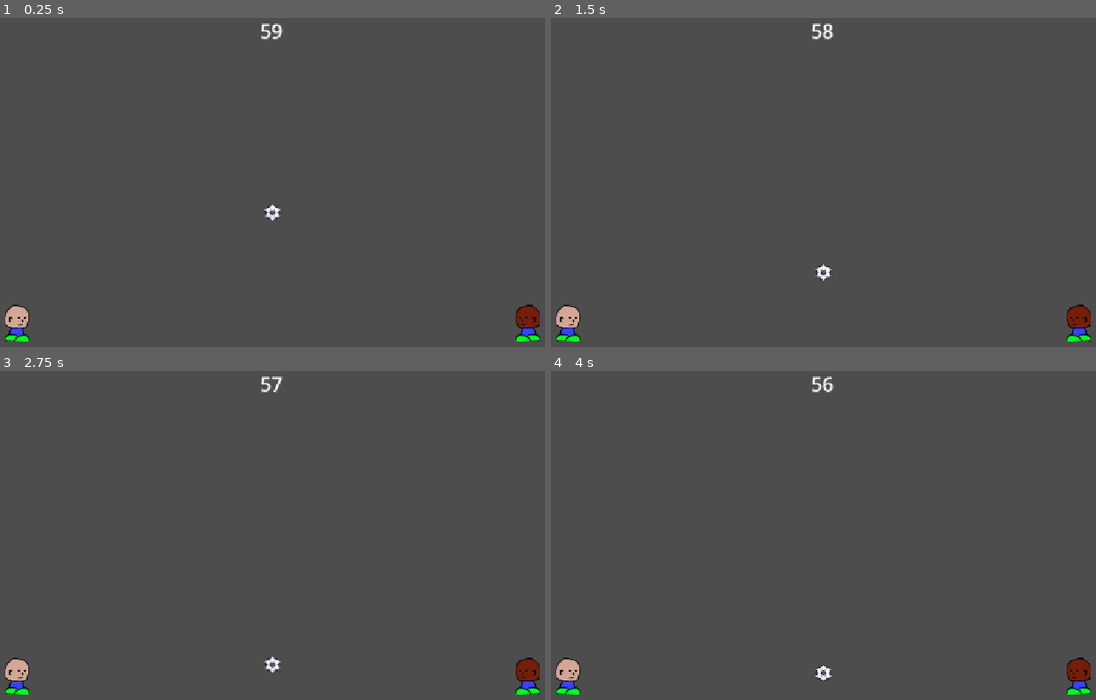
Above: before the commit, frames 1-4 (two rows, left to right).
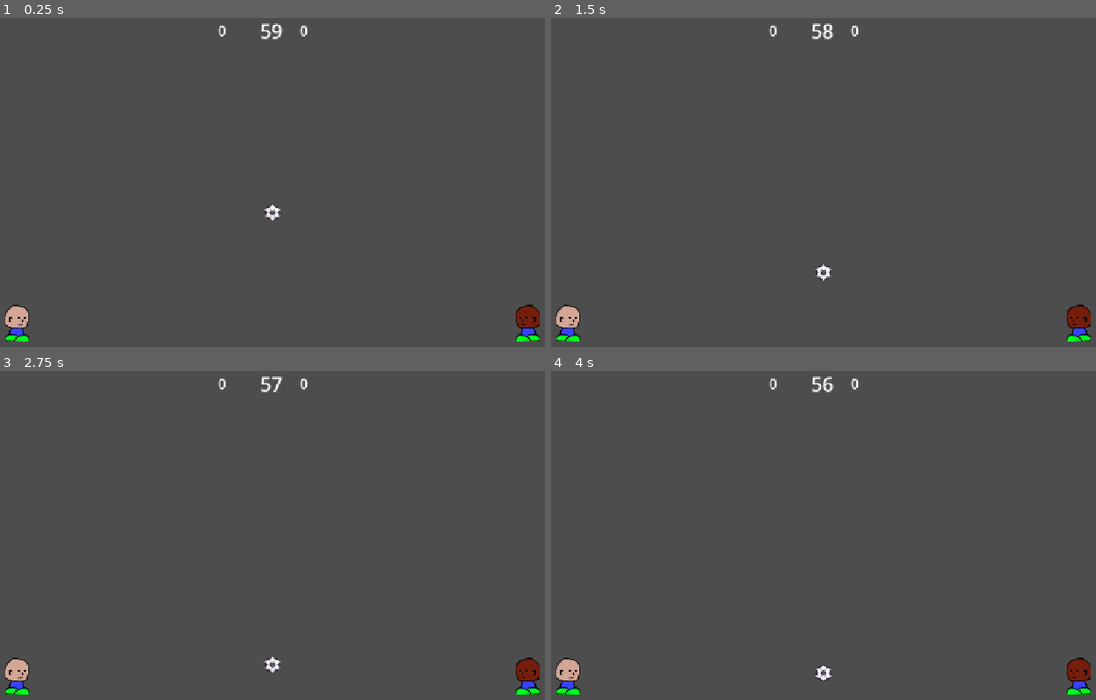
Above: after the commit, the same moments.

Repository: DidaBruno/Cardball
Game: Godot game, scene res://scenes/pitch.tscn
The game is run twice, just before and just after one commit, with the same random seed, the same clock (stepped at 60 frames per second) and the same inputs. Before the commit the project has no main scene; this scene is started directly in both runs.
Inputs:
- Up to frame 1 (0.25 s): no input
- Up to frame 2 (1.5 s): no input
- Up to frame 3 (2.75 s): no input
- Up to frame 4 (4 s): no input

The runs differ from the first frame. In frame 1, less than 0.1% of the frame differs, in the area x 39-57%, y 2-6%; in frame 2, less than 0.1%; in frame 3, less than 0.1%; in frame 4, less than 0.1%.

Commit message:
Phase 1: Add player scores and make the 1v1 full 1 minute

Diff:
--- a/project.godot
+++ b/project.godot
@@ -11,6 +11,7 @@
 [application]
 
 config/name="cardball"
+run/main_scene="uid://bbok7alv502ku"
 config/features=PackedStringArray("4.7", "GL Compatibility")
 config/icon="res://icon.svg"
 
--- a/scenes/pitch.tscn
+++ b/scenes/pitch.tscn
@@ -140,4 +140,32 @@
 theme_override_font_sizes/font_size = 48
 horizontal_alignment = 1
 
+[node name="Player1ScoreLabel" type="Label" parent="." unique_id=534324663]
+anchors_preset = 8
+anchor_left = 0.5
+anchor_top = 0.5
+anchor_right = 0.5
+anchor_bottom = 0.5
+offset_left = 487.0
+offset_top = 20.5
+offset_right = 527.0
+offset_bottom = 43.5
+grow_horizontal = 2
+grow_vertical = 2
+theme_override_font_sizes/font_size = 24
+
+[node name="Player2ScoreLabel" type="Label" parent="." unique_id=1446543462]
+anchors_preset = 8
+anchor_left = 0.5
+anchor_top = 0.5
+anchor_right = 0.5
+anchor_bottom = 0.5
+offset_left = 620.0
+offset_top = 15.0
+offset_right = 660.0
+offset_bottom = 49.0
+grow_horizontal = 2
+grow_vertical = 2
+theme_override_font_sizes/font_size = 24
+
 [editable path="Player2"]
--- a/scripts/pitch.gd
+++ b/scripts/pitch.gd
@@ -8,10 +8,23 @@
 @onready var player1: CharacterBody2D = $Player1
 @onready var player2: CharacterBody2D = $Player2
 @onready var ball: RigidBody2D = $Ball
+@onready var player1_score_label: Label = $Player1ScoreLabel
+@onready var player2_score_label: Label = $Player2ScoreLabel
 
+var player1_score: int = 0
+var player2_score: int = 0
 var match_over: bool = false
+var player1_start_pos: Vector2
+var player2_start_pos: Vector2
+var ball_start_pos: Vector2
 
 func _ready() -> void:
+	player1_score_label.text = "0"
+	player2_score_label.text = "0"
+	player1_start_pos = player1.global_position
+	player2_start_pos = player2.global_position
+	ball_start_pos = ball.global_position
+
 	result_label.visible = false
 	goal_left.body_entered.connect(_on_goal_left_entered)
 	goal_right.body_entered.connect(_on_goal_right_entered)
@@ -28,15 +41,49 @@
 
 func _on_goal_left_entered(body: Node) -> void:
 	if body is RigidBody2D and not match_over:
-		_end_match("Player 2 wins!")
+		player2_score += 1
+		_update_score_labels()
+		_reset_positions()
+
 
 func _on_goal_right_entered(body: Node) -> void:
 	if body is RigidBody2D and not match_over:
-		_end_match("Player 1 wins!")
+		player1_score += 1
+		_update_score_labels()
+		_reset_positions()
+
+func _update_score_labels() -> void:
+	player1_score_label.text = str(player1_score)
+	player2_score_label.text = str(player2_score)
+
+func _reset_positions() -> void:
+	player1.global_position = player1_start_pos
+	player1.velocity = Vector2.ZERO
+
+	player2.global_position = player2_start_pos
+	player2.velocity = Vector2.ZERO
+
+	var ball_target_pos: Vector2 = ball_start_pos
+
+	if player1_score < player2_score:
+		ball_target_pos.x = lerp(player1_start_pos.x, ball_start_pos.x, 0.5)
+	elif player2_score < player1_score:
+		ball_target_pos.x = lerp(player2_start_pos.x, ball_start_pos.x, 0.5)
+
+	var _force_sync: Vector2 = ball.global_position  # force transform sync before deferred set
+
+	ball.set_deferred("global_position", ball_target_pos)
+	ball.set_deferred("linear_velocity", Vector2.ZERO)
+	ball.set_deferred("angular_velocity", 0.0)
 
 func _on_time_up() -> void:
 	if not match_over:
-		_end_match("Draw :(")
+		if player1_score > player2_score:
+			_end_match("Player 1 Wins!")
+		elif player2_score > player1_score:
+			_end_match("Player 2 Wins!")
+		else:
+			_end_match("Draw!")
 
 func _end_match(message: String) -> void:
 	match_over = true
